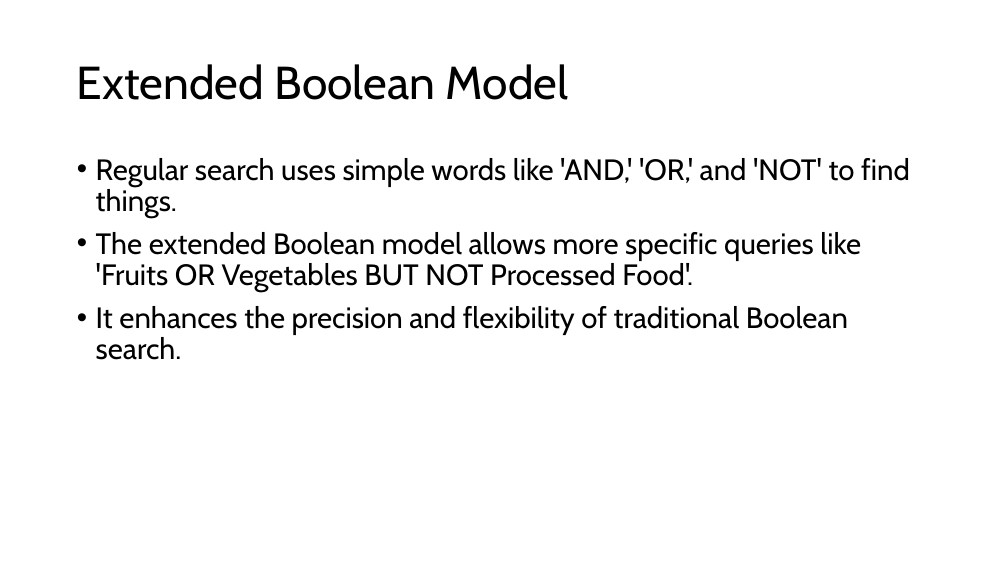
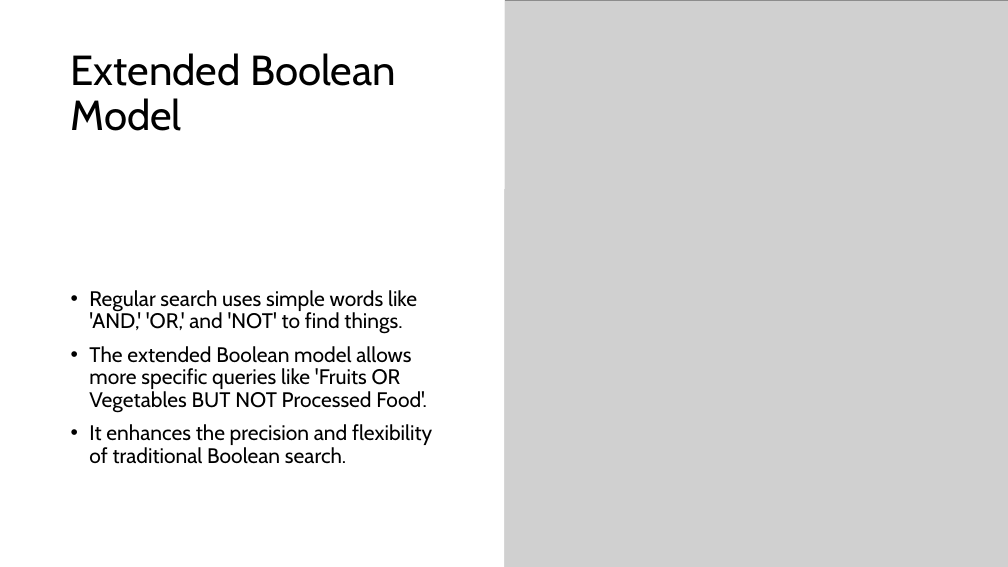
Before and after one commit to AbdulMateenzwl/Information-Retrieval, a slide deck: slide 10 of Assignment 5/Report.pptx. Drawn at 1008x567 pixels with LibreOffice and Linux fonts; fonts in the diff are those of the drawing; grey boxes stand for pictures. Boxes give left, top, right and bottom in pixels: in the first picture for what was removed or moved away, otherwise in the second. Text is boxed around its words. In the diff, an @@ line names an element or a change of style, - is before the commit and + after.

```diff
--- a/Assignment 5/Report.pptx
+++ b/Assignment 5/Report.pptx
@@ rectangle added at (0, 0, 504, 567), fill #FFFFFF @@
@@ rectangle added at (0, 0, 504, 189), fill #FFFFFF @@
@@ title "Extended Boolean Model": place and size @@
-title "Extended Boolean Model" at (77, 64, 569, 100)
+title "Extended Boolean Model" at (71, 53, 396, 131)
@@ title "Extended Boolean Model" at (71, 53, 396, 131): size 44 to 40 pt @@
@@ picture added at (504, 0, 1008, 567) @@
@@ text "Regular search uses simple words ...": place and size @@
-text "Regular search uses simple words ..." at (96, 158, 910, 360)
+text "Regular search uses simple words ..." at (89, 290, 432, 464)
@@ text "Regular search uses simple words ..." at (89, 290, 432, 464): size 28 to 20 pt; vertical alignment top to middle @@
```
Also in this commit, not shown: 5 other slides changed, 22 other files.
